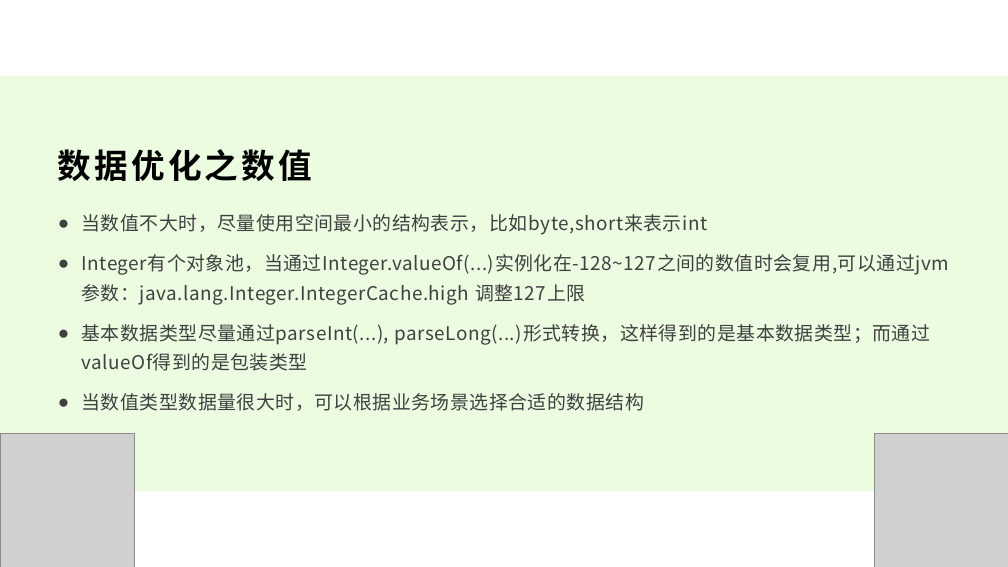
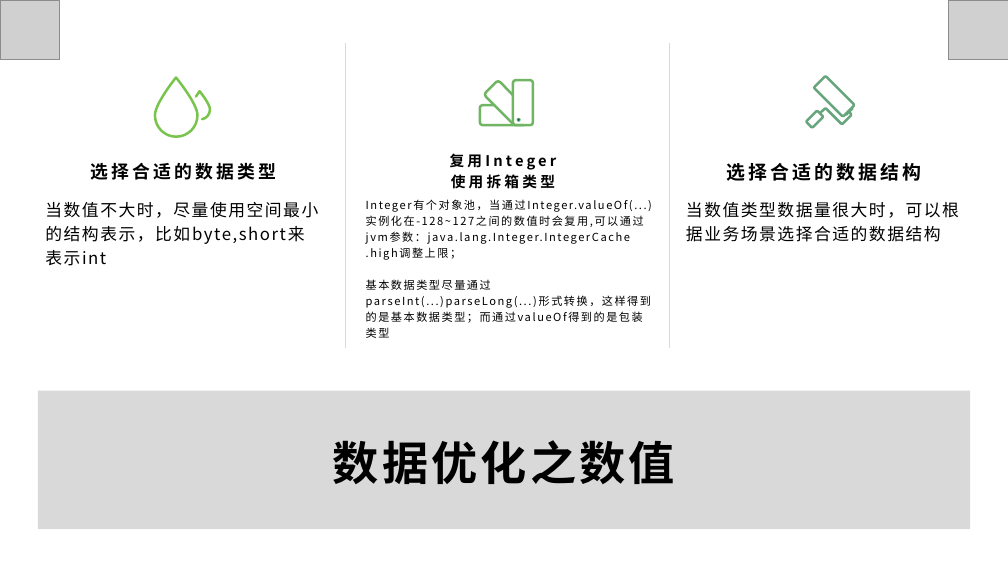
Before and after one commit to JiangJibo/project, a slide deck: slide 11 of web/src/main/resources/Java内存优化分享.pptx. Drawn at 1008x567 pixels with LibreOffice and Linux fonts; fonts in the diff are those of the drawing; grey boxes stand for pictures. Boxes give left, top, right and bottom in pixels: in the first picture for what was removed or moved away, otherwise in the second. Text is boxed around its words. In the diff, an @@ line names an element or a change of style, - is before the commit and + after.

```diff
--- a/web/src/main/resources/Java内存优化分享.pptx
+++ b/web/src/main/resources/Java内存优化分享.pptx
@@ picture added at (x1=0, y1=0, x2=60, y2=60) @@
@@ picture added at (x1=949, y1=0, x2=1008, y2=60) @@
@@ line added from (346, 42) to (346, 348), #D9D9D9 0.5 pt @@
@@ line added from (669, 42) to (669, 348), #D9D9D9 0.5 pt @@
@@ rectangle removed at (x1=0, y1=76, x2=1008, y2=492) @@
@@ freeform shape added at (x1=155, y1=78, x2=197, y2=137), outline #79C44C 2.38 pt @@
@@ freeform shape added at (x1=485, y1=81, x2=513, y2=124), outline #70B564 2.38 pt @@
@@ freeform shape added at (x1=513, y1=80, x2=533, y2=126), outline #70B564 2.38 pt @@
@@ freeform shape added at (x1=814, y1=76, x2=854, y2=116), outline #67A67C 2.38 pt @@
@@ freeform shape added at (x1=196, y1=91, x2=210, y2=119), outline #79C44C 2.38 pt @@
@@ freeform shape added at (x1=480, y1=105, x2=524, y2=126), outline #70B564 2.38 pt @@
@@ ellipse added at (x1=517, y1=118, x2=520, y2=121), fill #03595D, outline #70B564 0.75 pt @@
@@ freeform shape added at (x1=807, y1=110, x2=823, y2=127), outline #67A67C 2.38 pt @@
@@ freeform shape added at (x1=820, y1=108, x2=852, y2=124), outline #67A67C 2.38 pt @@
@@ line added from (853, 108) to (846, 115), #67A67C 2.38 pt @@
@@ text added at (x1=90, y1=162, x2=276, y2=180), 17 pt, text #000000, bold @@
+选择合适的数据类型
@@ text added at (x1=450, y1=153, x2=557, y2=189), 14 pt, text #000000, bold @@
+复用Integer
+使用拆箱类型
@@ text added at (x1=726, y1=163, x2=921, y2=181), 18 pt, text #000000, bold @@
+选择合适的数据结构
@@ text added at (x1=45, y1=202, x2=318, y2=244), 16 pt, text #000000 @@
+当数值不大时，尽量使用空间最小的结构表示，比如byte,short来表示int
@@ text at (x1=366, y1=199, x2=651, y2=323): text changed; size 18 to 10.6 pt; text colour #404040 to #000000 @@
-● 当数值不大时，尽量使用空间最小的结构表示，比如byte,short来表示int
-● Integer有个对象池，当通过Integer.valueOf(...)实例化在-128~127之间的数值时会复用,可以通过jvm参数：java.lang.Integer.IntegerCache.high 调整127上限
-● 基本数据类型尽量通过parseInt(...), parseLong(...)形式转换，这样得到的是基本数据类型；而通过valueOf得到的是包装类型
-● 当数值类型数据量很大时，可以根据业务场景选择合适的数据结构
+Integer有个对象池，当通过Integer.valueOf(...)实例化在-128~127之间的数值时会复用,可以通过jvm参数：java.lang.Integer.IntegerCache
+.high调整上限；
+基本数据类型尽量通过parseInt(...)parseLong(...)形式转换，这样得到的是基本数据类型；而通过valueOf得到的是包装类型
@@ text added at (x1=686, y1=202, x2=959, y2=242), 16 pt, text #000000 @@
+当数值类型数据量很大时，可以根据业务场景选择合适的数据结构
@@ rectangle added at (x1=38, y1=391, x2=970, y2=529), fill #D9D9D9 @@
@@ picture removed at (x1=0, y1=433, x2=134, y2=567) @@
@@ text "数据优化之数值" moved from (x1=58, y1=149, x2=312, y2=181) to (x1=333, y1=440, x2=675, y2=484) @@
@@ text "数据优化之数值" at (x1=333, y1=440, x2=675, y2=484): size 32 to 44 pt; alignment left to centre; vertical alignment bottom to middle @@
@@ picture removed at (x1=874, y1=433, x2=1008, y2=567) @@
```
Also in this commit, not shown: 3 other slides changed, 1 other file.
